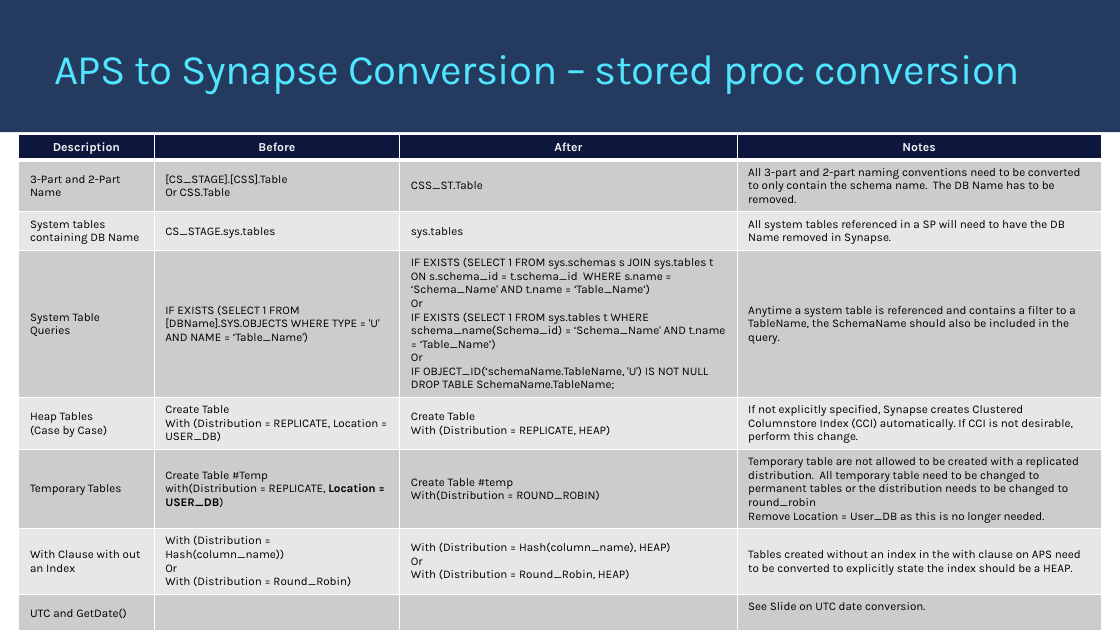
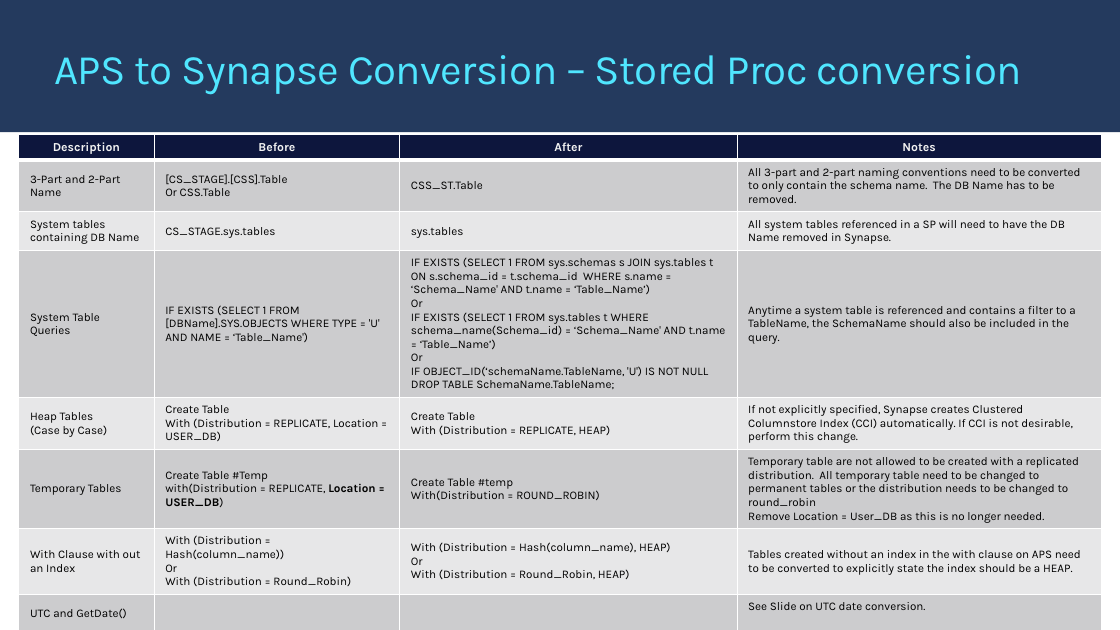
Before and after one commit to microsoft/AzureSynapseScriptsAndAccelerators, a slide deck: slide 41 of Migration/APS/APS2Synapse_Migration.pptx (slide 40 before the commit). Drawn at 1120x630 pixels with LibreOffice and Linux fonts; fonts in the diff are those of the drawing; background and template pictures are left out. Boxes give left, top, right and bottom in pixels: in the first picture for what was removed or moved away, otherwise in the second. Text is boxed around its words. In the diff, an @@ line names an element or a change of style, - is before the commit and + after.

```diff
--- a/Migration/APS/APS2Synapse_Migration.pptx
+++ b/Migration/APS/APS2Synapse_Migration.pptx
@@ title at box(54, 55, 1021, 95): text changed @@
-APS to Synapse Conversion – stored proc conversion
+APS to Synapse Conversion – Stored Proc conversion
```
Also in this commit, not shown: 9 other slides changed, 1 slide added, 1 slide removed, 1 other file.
